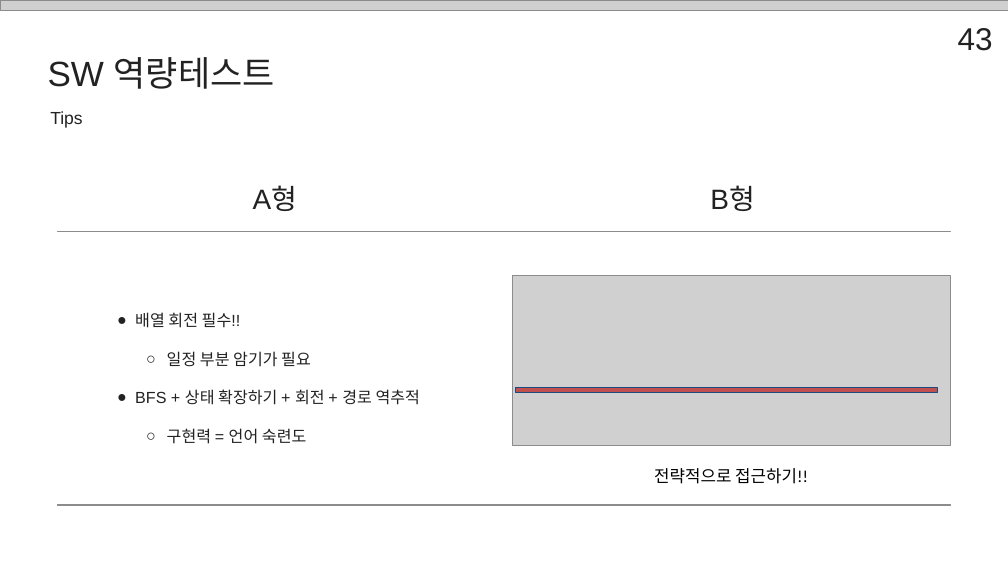
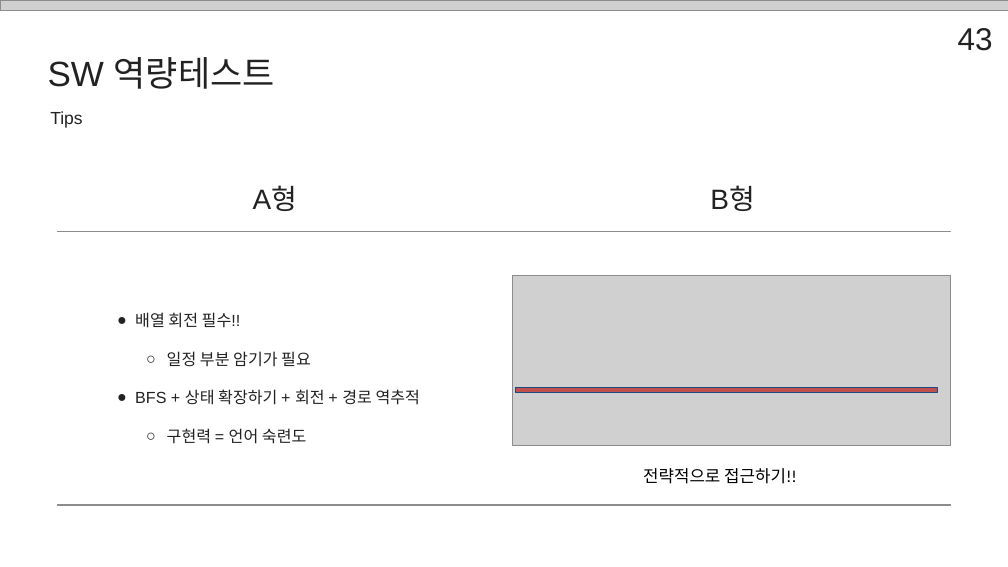
Before and after one commit to SSAFY-Seoul-Class-7/SSAFY_14th_Seminar, a slide deck: slide 43 of 송현우/Shortest_path_송현우.pptx. Drawn at 1008x567 pixels with LibreOffice and Linux fonts; fonts in the diff are those of the drawing; grey boxes stand for pictures; background and template pictures are left out. Boxes give left, top, right and bottom in pixels: in the first picture for what was removed or moved away, otherwise in the second. Text is boxed around its words. In the diff, an @@ line names an element or a change of style, - is before the commit and + after.

```diff
--- a/송현우/Shortest_path_송현우.pptx
+++ b/송현우/Shortest_path_송현우.pptx
@@ text "전략적으로 접근하기!!": place and size @@
-text "전략적으로 접근하기!!" at (654, 468, 808, 484)
+text "전략적으로 접근하기!!" at (643, 468, 797, 484)
```
Also in this commit, not shown: 9 other slides changed.
